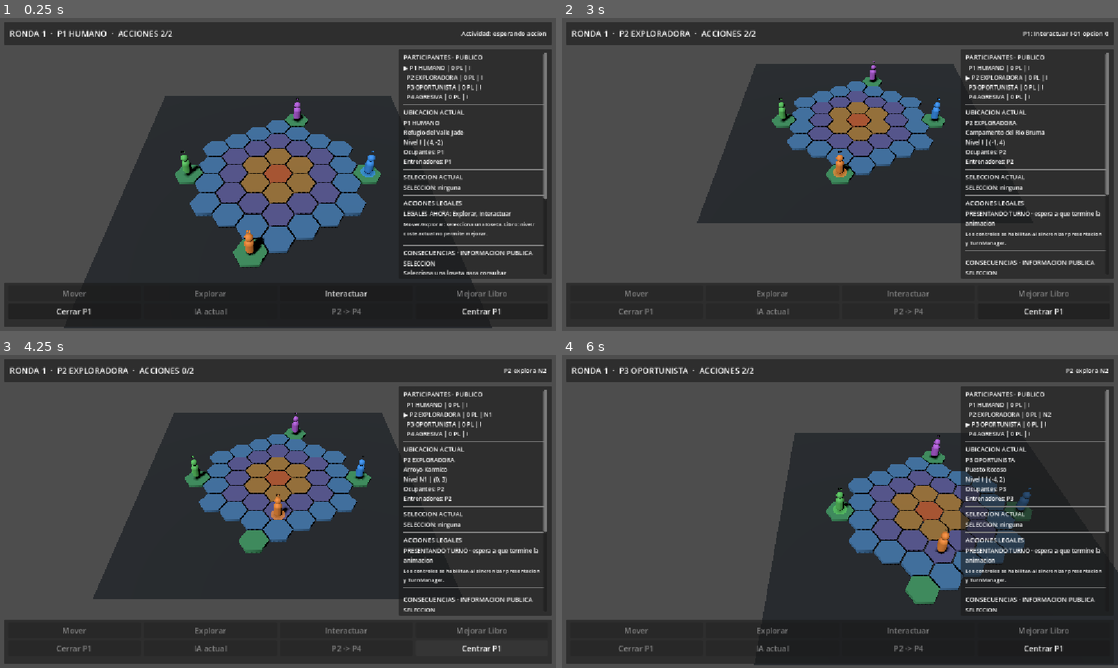
Above: before the commit, frames 1-4 (two rows, left to right).
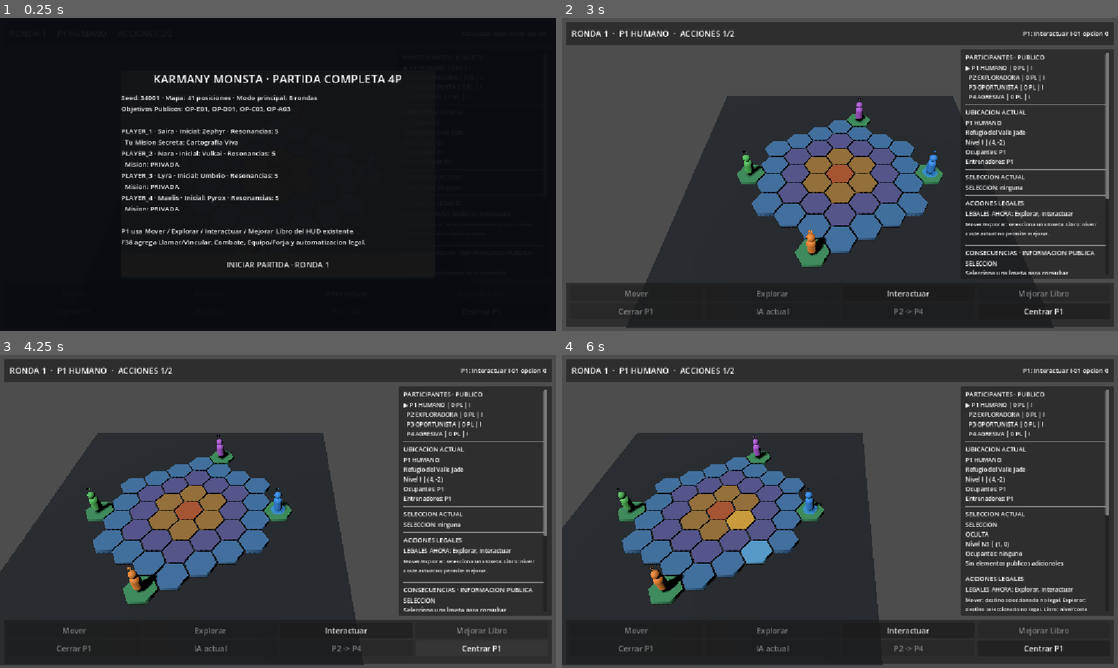
Above: after the commit, the same moments.

Repository: axenoban/Karmany-monsta
Game: Godot game, scene res://scenes/ui/phase_38_full_match_prototype.tscn
Same seed, same stepped clock (60 frames per second), same inputs: the game is played once before the commit and once after it. This scene is started directly instead of the project's main scene.
Inputs (mouse positions are in pixels of both pictures, inside the frame that each line leads up to):
- Up to frame 1 (0.25 s): no input
- Up to frame 2 (3 s): click (840, 265) at 0.5 s, where only the run after the commit has a clickable "INICIAR PARTIDA · RONDA 1"; click "Interactuar" at 1.25 s; click (634, 312) at 2 s, where only the run before the commit has a clickable "Cerrar P1"; click (773, 312) at 2.75 s, where only the run before the commit has a clickable "IA actual"
- Up to frame 3 (4.25 s): click "Centrar P1" at 3.5 s
- Up to frame 4 (6 s): tap Enter at 4.25 s; move the mouse to (962, 495) at 4.27 s; hold D 4.28-5 s; tap M at 4.35 s; click (962, 495) at 4.42 s; click (906, 649) at 5 s, where only the run before the commit has a clickable "P2 -> P4"; tap Space at 5.75 s; drag from (728, 527) to (812, 574) at 5.77 s

The runs differ from the first frame. In frame 1, 83% of the frame differs, in the area x 0-100%, y 0-100%; in frame 2, 30%; in frame 3, 36%; in frame 4, 39%.
Error before the commit: Parse Error: Assigned value for constant "GENERIC_COMBAT_RESONANCE_EXCLUSIONS" isn't a constant expression. (res://scripts/gameplay/full_match_session.gd:5)

Commit message:
debug: capture local phase 38 full match fixes

Diff:
--- a/scenes/ui/phase_38_full_match_prototype.tscn
+++ b/scenes/ui/phase_38_full_match_prototype.tscn
@@ -1,13 +1,13 @@
-[gd_scene load_steps=4 format=3]
+[gd_scene format=3 uid="uid://b4kgxbhg5ak4k"]
 
 [ext_resource type="PackedScene" path="res://scenes/ui/phase_37_content_preview_prototype.tscn" id="1_phase37"]
-[ext_resource type="Script" path="res://scripts/ui/phase_38_full_match_bridge.gd" id="2_bridge"]
-[ext_resource type="Script" path="res://scripts/ui/phase_38_resonance_choice_panel.gd" id="3_resonance"]
+[ext_resource type="Script" uid="uid://brmwcd5jsty5v" path="res://scripts/ui/phase_38_full_match_bridge.gd" id="2_bridge"]
+[ext_resource type="Script" uid="uid://dwdjj7lo71enb" path="res://scripts/ui/phase_38_resonance_choice_panel.gd" id="3_resonance"]
 
-[node name="Phase38FullMatchPrototype" type="Node3D"]
+[node name="Phase38FullMatchPrototype" type="Node3D" unique_id=700283218]
 script = ExtResource("2_bridge")
 
-[node name="Phase37ContentPreviewPrototype" parent="." instance=ExtResource("1_phase37")]
+[node name="Phase37ContentPreviewPrototype" parent="." unique_id=423666382 instance=ExtResource("1_phase37")]
 
-[node name="Phase38ResonanceChoicePanel" type="Node" parent="."]
+[node name="Phase38ResonanceChoicePanel" type="Node" parent="." unique_id=1482899882]
 script = ExtResource("3_resonance")
--- a/scripts/content/v074_canonical_runtime_catalog.gd
+++ b/scripts/content/v074_canonical_runtime_catalog.gd
@@ -12,7 +12,7 @@
 	"missions": 16,
 }
 
-const TRAINER_IDS: PackedStringArray = PackedStringArray([
+static var TRAINER_IDS: PackedStringArray = PackedStringArray([
 	"E-01",
 	"E-02",
 	"E-03",
@@ -23,7 +23,7 @@
 	"E-08",
 ])
 
-const TILE_IDS: PackedStringArray = PackedStringArray([
+static var TILE_IDS: PackedStringArray = PackedStringArray([
 	"I-01",
 	"I-02",
 	"I-03",
@@ -67,7 +67,7 @@
 	"N3-06",
 ])
 
-const KARMANY_IDS: PackedStringArray = PackedStringArray([
+static var KARMANY_IDS: PackedStringArray = PackedStringArray([
 	"K-01",
 	"K-02",
 	"K-03",
@@ -98,7 +98,7 @@
 	"K-28",
 ])
 
-const BEAST_IDS: PackedStringArray = PackedStringArray([
+static var BEAST_IDS: PackedStringArray = PackedStringArray([
 	"B-01",
 	"B-02",
 	"B-03",
@@ -125,7 +125,7 @@
 	"B-24",
 ])
 
-const EQUIPMENT_IDS: PackedStringArray = PackedStringArray([
+static var EQUIPMENT_IDS: PackedStringArray = PackedStringArray([
 	"EQ-01",
 	"EQ-02",
 	"EQ-03",
@@ -164,7 +164,7 @@
 	"EQ-36",
 ])
 
-const RESONANCE_IDS: PackedStringArray = PackedStringArray([
+static var RESONANCE_IDS: PackedStringArray = PackedStringArray([
 	"R-01",
 	"R-02",
 	"R-03",
@@ -207,7 +207,7 @@
 	"R-40",
 ])
 
-const OBJECTIVE_IDS: PackedStringArray = PackedStringArray([
+static var OBJECTIVE_IDS: PackedStringArray = PackedStringArray([
 	"OP-E01",
 	"OP-E02",
 	"OP-E03",
@@ -222,7 +222,7 @@
 	"OP-A03",
 ])
 
-const MISSION_IDS: PackedStringArray = PackedStringArray([
+static var MISSION_IDS: PackedStringArray = PackedStringArray([
 	"ME-A1",
 	"ME-A2",
 	"ME-L1",
@@ -241,7 +241,7 @@
 	"ME-O2",
 ])
 
-const AUTOMATED_RESONANCE_IDS: PackedStringArray = PackedStringArray([
+static var AUTOMATED_RESONANCE_IDS: PackedStringArray = PackedStringArray([
 	"R-01",
 	"R-02",
 	"R-03",
@@ -257,7 +257,7 @@
 	"R-37",
 ])
 
-const RESONANCE_DEFINITIONS: Array[Dictionary] = [
+static var RESONANCE_DEFINITIONS: Array[Dictionary] = [
 	{
 		"id": &"R-01", "name": "Impulso Luminico", "type": 0, "power": 4,
 		"use_text": "Combate", "effect_text": "Si ganas, recupera 2 EK.",
--- a/scripts/gameplay/full_match_action_core_session.gd
+++ b/scripts/gameplay/full_match_action_core_session.gd
@@ -142,41 +142,7 @@
 	return false
 
 
-func auto_complete_match(max_turns: int = DEFAULT_WATCHDOG_TURNS) -> bool:
-	if not configured:
-		return false
-	if match_state == MatchState.SETUP and not start_playing():
-		return false
-	if match_state == MatchState.FINISHED:
-		return true
-	if max_turns <= 0:
-		return false
-
-	var resolved_turns: int = 0
-	var previous_round: int = runtime.local_session.turn_manager.current_round
-	while match_state == MatchState.PLAYING:
-		var manager := runtime.local_session.turn_manager
-		if manager == null or not manager.is_running:
-			if runtime.coordinator.is_finished:
-				_finalize_from_coordinator()
-				break
-			return _fail("TurnManager se detuvo antes de FINISHED.")
-		if resolved_turns >= max_turns:
-			_log("FULL MATCH DEADLOCK | watchdog=%d" % max_turns)
-			return _fail("FULL MATCH DEADLOCK")
-		var active := manager.get_active_player()
-		if active == null:
-			return _fail("Jugador activo inexistente.")
-		if not run_automated_current_turn():
-			return false
-		resolved_turns += 1
-		statistics["turns"] = resolved_turns
-		if match_state == MatchState.PLAYING and manager.current_round != previous_round:
-			if manager.current_round <= previous_round:
-				return _fail("La ronda no avanzo de forma monotona.")
-			previous_round = manager.current_round
-
-	return match_state == MatchState.FINISHED
+
 
 
 func _full_explore_executor(
--- a/scripts/gameplay/full_match_action_session.gd
+++ b/scripts/gameplay/full_match_action_session.gd
@@ -202,25 +202,6 @@
 		return StringName(candidate.payload.get("attacker_resonance_id", ""))
 	return StringName(candidate.payload.get("resonance_id", ""))
 
-
-func _choose_automated_combat_resonance(player: KarmanyPlayerState) -> StringName:
-	if player == null:
-		return &""
-	var best_id: StringName = &""
-	var best_power: int = -1
-	for card in player.get_resonance_hand():
-		if card == null:
-			continue
-		if not KarmanyV074CanonicalRuntimeCatalog.is_resonance_automated(card.resonance_id):
-			continue
-		if not card.can_use_in(KarmanyResonanceUseContext.WINDOW_COMBAT):
-			continue
-		if card.printed_power > best_power:
-			best_power = card.printed_power
-			best_id = card.resonance_id
-	return best_id
-
-
 func _record_level_entry(player: KarmanyPlayerState, coord_before: Vector2i) -> void:
 	if player == null or player.current_coord == coord_before:
 		return
@@ -230,41 +211,3 @@
 		runtime.objectives_missions.record_event(player, EVENT_ENTERED_N2, {"coord_key": _coord_key(player.current_coord)})
 	elif level == KarmanyTileData.TileLevel.N3:
 		runtime.objectives_missions.record_event(player, EVENT_ENTERED_N3, {"coord_key": _coord_key(player.current_coord)})
-
-
-func _rank_from_tile_level(level: int) -> int:
-	match level:
-		KarmanyTileData.TileLevel.N1:
-			return KarmanyData.Rank.N1
-		KarmanyTileData.TileLevel.N2:
-			return KarmanyData.Rank.N2
-		KarmanyTileData.TileLevel.N3:
-			return KarmanyData.Rank.N3
-	return -1
-
-
-func _beast_tier_from_tile(tile: KarmanyTileData) -> int:
-	if tile == null:
-		return -1
-	for tag in tile.function_tags:
-		var normalized: String = tag.to_lower()
-		if normalized.contains("bestia basica") or normalized.contains("bestia básica"):
-			return KarmanyBeastData.Tier.BASIC
-		if normalized.contains("bestia media"):
-			return KarmanyBeastData.Tier.MEDIUM
-		if normalized.contains("bestia compleja"):
-			return KarmanyBeastData.Tier.COMPLEX
-		if normalized.contains("jefe"):
-			return KarmanyBeastData.Tier.BOSS
-	return -1
-
-
-func _find_two_common_resources(player: KarmanyPlayerState) -> Array[int]:
-	var result: Array[int] = []
-	for resource_type in [KarmanyEffectData.ResourceType.MN, KarmanyEffectData.ResourceType.MR, KarmanyEffectData.ResourceType.EK]:
-		var count: int = player.get_resource(resource_type)
-		for _index in range(count):
-			result.append(resource_type)
-			if result.size() == 2:
-				return result
-	return []
--- a/scripts/gameplay/full_match_session.gd
+++ b/scripts/gameplay/full_match_session.gd
@@ -2,10 +2,10 @@
 extends KarmanyFullMatchResultSession
 
 
-const GENERIC_COMBAT_RESONANCE_EXCLUSIONS: PackedStringArray = PackedStringArray([
+const GENERIC_COMBAT_RESONANCE_EXCLUSIONS = [
 	"R-05", # Solo PvP legal.
 	"R-37"  # Instinto de Caza: solo combate contra Bestia.
-])
+]
 
 
 func configure(p_runtime: KarmanyMultiAiAlphaRuntime) -> bool:
@@ -65,6 +65,41 @@
 	state_changed.emit(match_state)
 	return true
 
+func auto_complete_match(max_turns: int = DEFAULT_WATCHDOG_TURNS) -> bool:
+	if not configured:
+		return false
+	if match_state == MatchState.SETUP and not start_playing():
+		return false
+	if match_state == MatchState.FINISHED:
+		return true
+	if max_turns <= 0:
+		return false
+
+	var resolved_turns: int = 0
+	var previous_round: int = runtime.local_session.turn_manager.current_round
+	while match_state == MatchState.PLAYING:
+		var manager := runtime.local_session.turn_manager
+		if manager == null or not manager.is_running:
+			if runtime.coordinator.is_finished:
+				_finalize_from_coordinator()
+				break
+			return _fail("TurnManager se detuvo antes de FINISHED.")
+		if resolved_turns >= max_turns:
+			_log("FULL MATCH DEADLOCK | watchdog=%d" % max_turns)
+			return _fail("FULL MATCH DEADLOCK")
+		var active := manager.get_active_player()
+		if active == null:
+			return _fail("Jugador activo inexistente.")
+		if not run_automated_current_turn():
+			return false
+		resolved_turns += 1
+		statistics["turns"] = resolved_turns
+		if match_state == MatchState.PLAYING and manager.current_round != previous_round:
+			if manager.current_round <= previous_round:
+				return _fail("La ronda no avanzo de forma monotona.")
+			previous_round = manager.current_round
+
+	return match_state == MatchState.FINISHED
 
 func get_setup_summary() -> Dictionary:
 	var player_rows: Array[Dictionary] = []
--- a/scripts/gameplay/full_match_session_base.gd
+++ b/scripts/gameplay/full_match_session_base.gd
@@ -46,6 +46,7 @@
 var statistics: Dictionary = {}
 
 var last_error: String = ""
+var verbose_console_output: bool = true
 
 var _setup_rng: RandomNumberGenerator = RandomNumberGenerator.new()
 var _action_rng: RandomNumberGenerator = RandomNumberGenerator.new()
@@ -140,7 +141,10 @@
 
 func _log(message: String) -> void:
 	alpha_log.append(message)
-	print("FASE 38: ", message)
+
+	if verbose_console_output:
+		print("FASE 38: ", message)
+
 	alpha_log_event.emit(message)
 
 
--- a/scripts/gameplay/full_match_special_session.gd
+++ b/scripts/gameplay/full_match_special_session.gd
@@ -305,3 +305,61 @@
 	if resonance_id != &"":
 		candidate.payload["resonance_id"] = resonance_id
 	result.append(candidate)
+
+
+func _choose_automated_combat_resonance(player: KarmanyPlayerState) -> StringName:
+	if player == null:
+		return &""
+	var best_id: StringName = &""
+	var best_power: int = -1
+	for card in player.get_resonance_hand():
+		if card == null:
+			continue
+		if not KarmanyV074CanonicalRuntimeCatalog.is_resonance_automated(card.resonance_id):
+			continue
+		if not card.can_use_in(KarmanyResonanceUseContext.WINDOW_COMBAT):
+			continue
+		if card.printed_power > best_power:
+			best_power = card.printed_power
+			best_id = card.resonance_id
+	return best_id
+
+
+
+
+func _rank_from_tile_level(level: int) -> int:
+	match level:
+		KarmanyTileData.TileLevel.N1:
+			return KarmanyData.Rank.N1
+		KarmanyTileData.TileLevel.N2:
+			return KarmanyData.Rank.N2
+		KarmanyTileData.TileLevel.N3:
+			return KarmanyData.Rank.N3
+	return -1
+
+
+func _beast_tier_from_tile(tile: KarmanyTileData) -> int:
+	if tile == null:
+		return -1
+	for tag in tile.function_tags:
+		var normalized: String = tag.to_lower()
+		if normalized.contains("bestia basica") or normalized.contains("bestia básica"):
+			return KarmanyBeastData.Tier.BASIC
+		if normalized.contains("bestia media"):
+			return KarmanyBeastData.Tier.MEDIUM
+		if normalized.contains("bestia compleja"):
+			return KarmanyBeastData.Tier.COMPLEX
+		if normalized.contains("jefe"):
+			return KarmanyBeastData.Tier.BOSS
+	return -1
+
+
+func _find_two_common_resources(player: KarmanyPlayerState) -> Array[int]:
+	var result: Array[int] = []
+	for resource_type in [KarmanyEffectData.ResourceType.MN, KarmanyEffectData.ResourceType.MR, KarmanyEffectData.ResourceType.EK]:
+		var count: int = player.get_resource(resource_type)
+		for _index in range(count):
+			result.append(resource_type)
+			if result.size() == 2:
+				return result
+	return []
--- a/tests/phase_38_full_match_test.gd
+++ b/tests/phase_38_full_match_test.gd
@@ -46,6 +46,8 @@
 		return _fail("Seed %d: runtime F37 no pudo configurarse." % seed_value)
 
 	var session := KarmanyFullMatchSession.new()
+	session.verbose_console_output = false
+
 	if not session.configure(runtime):
 		return _fail("Seed %d: setup F38 fallo: %s" % [seed_value, session.last_error])
 
--- a/tests/phase_38_full_match_test.tscn
+++ b/tests/phase_38_full_match_test.tscn
@@ -1,6 +1,6 @@
-[gd_scene load_steps=2 format=3]
+[gd_scene format=3 uid="uid://bkr20kcco23vn"]
 
-[ext_resource type="Script" path="res://tests/phase_38_full_match_test.gd" id="1_test"]
+[ext_resource type="Script" uid="uid://d2u1qq2uptnfa" path="res://tests/phase_38_full_match_test.gd" id="1_test"]
 
-[node name="Phase38FullMatchTest" type="Node"]
+[node name="Phase38FullMatchTest" type="Node" unique_id=1648628431]
 script = ExtResource("1_test")
